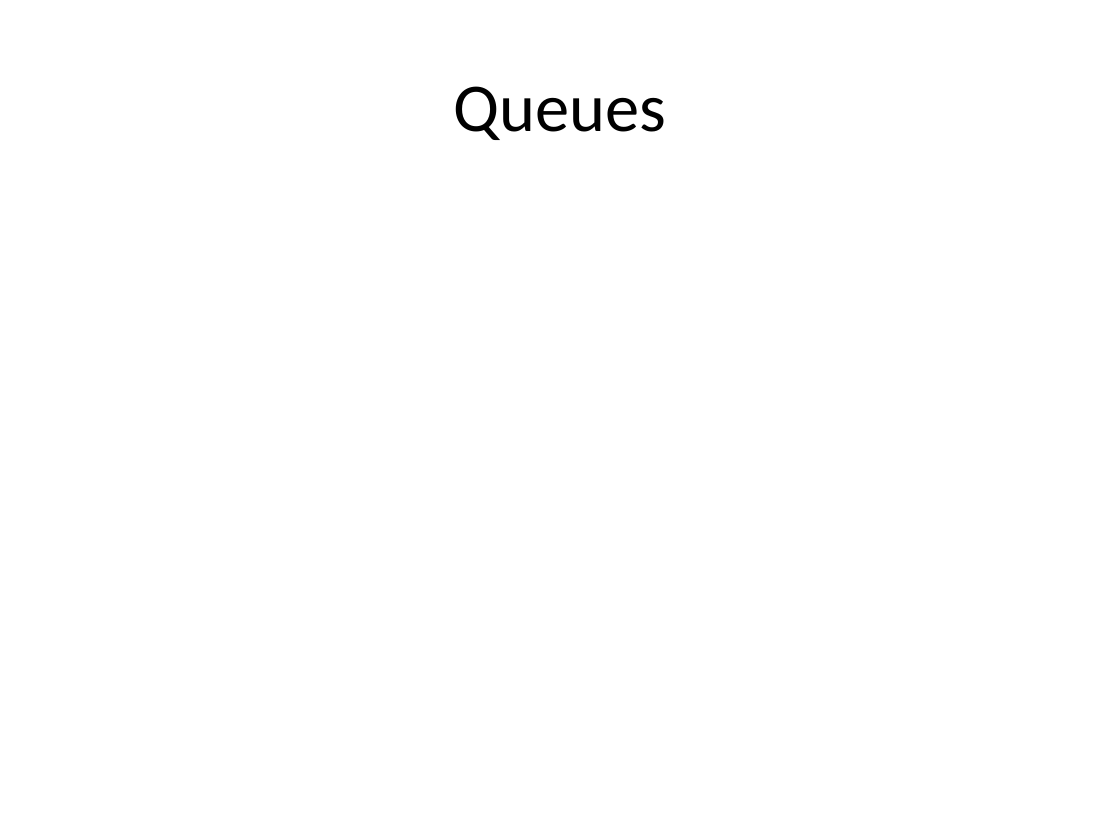
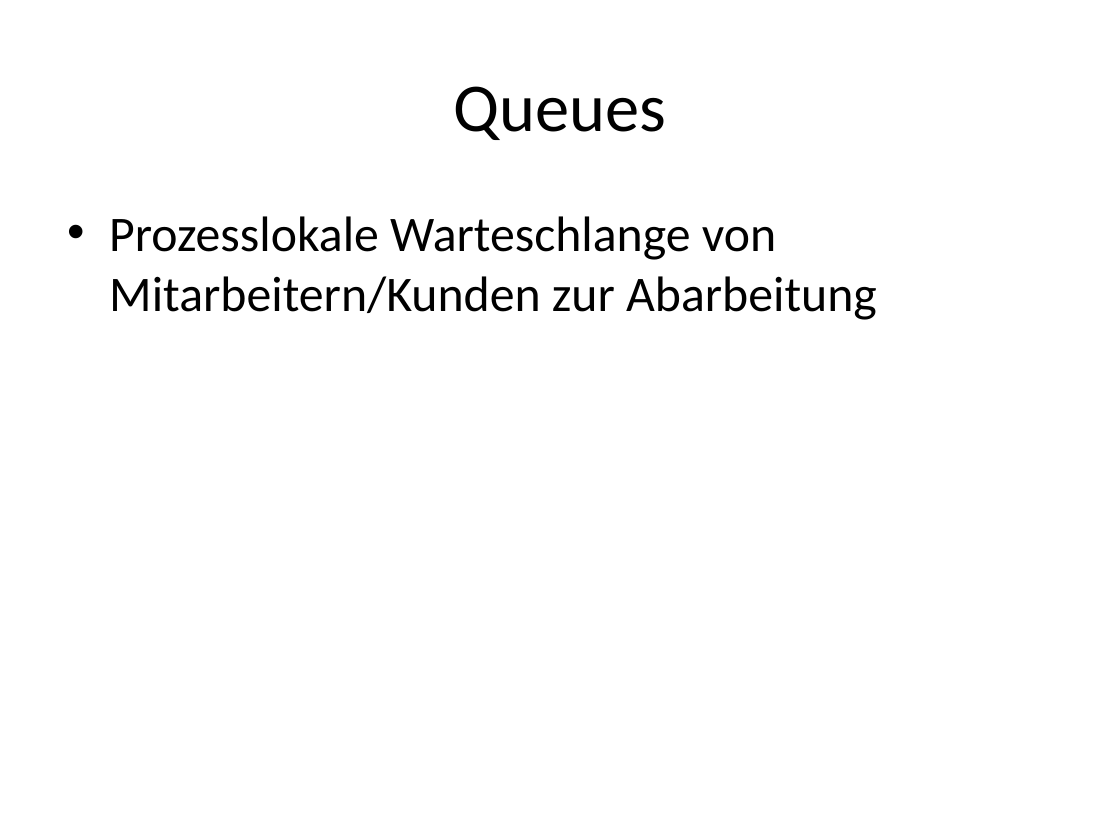
Before and after one commit to Gold3nCooki3/PAPO_SS2017, a slide deck: slide 6 of Präse/SMITH.pptx. Drawn at 1120x840 pixels with LibreOffice and Linux fonts; fonts in the diff are those of the drawing. Boxes give left, top, right and bottom in pixels: in the first picture for what was removed or moved away, otherwise in the second. Text is boxed around its words. In the diff, an @@ line names an element or a change of style, - is before the commit and + after.

Commit message:
asd

```diff
--- a/Präse/SMITH.pptx
+++ b/Präse/SMITH.pptx
@@ text added at box(109, 216, 877, 320), 32 pt, text #000000 @@
+• Prozesslokale Warteschlange von Mitarbeitern/Kunden zur Abarbeitung
```
